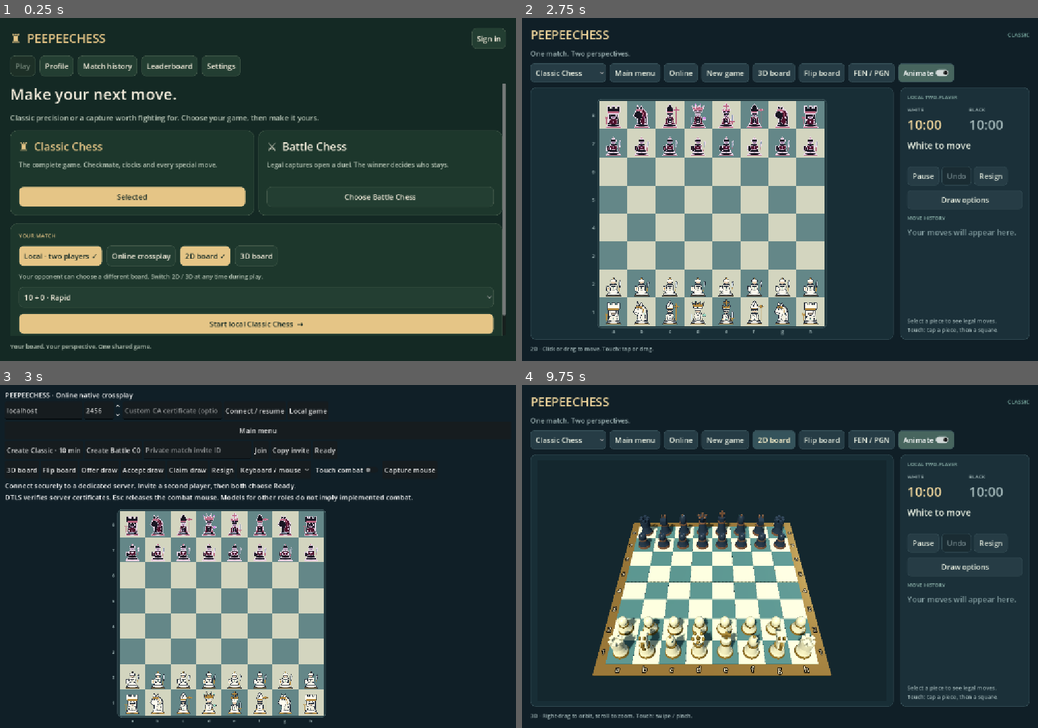
Above: before the commit, frames 1-4 (two rows, left to right).
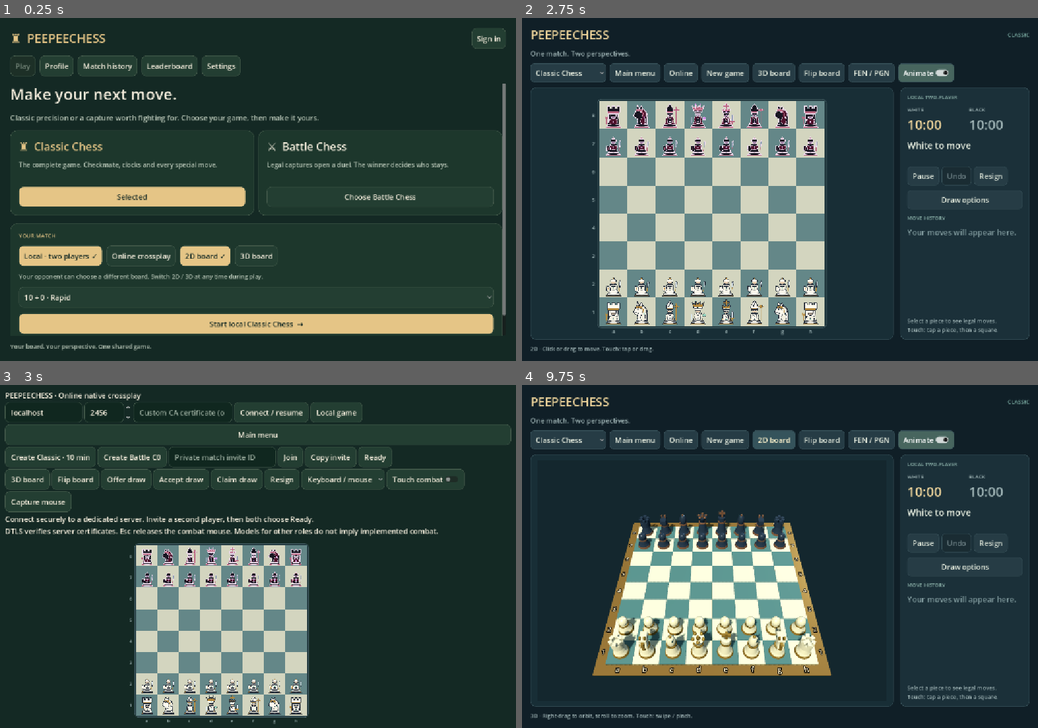
Above: after the commit, the same moments.

Repository: liamvwoudenberg-lang/Peepeechess
Game: Godot game, scene res://ui/application.tscn
Two runs of this game, one before a commit and one after it. Both use one fixed random seed, a clock stepped at 60 frames per second and the inputs below.
Inputs:
- Up to frame 1 (0.25 s): no input
- Up to frame 2 (2.75 s): click "Start local Classic Chess →" at 0.5 s; click "Main menu" at 1.25 s; click "Start local Classic Chess →" at 2 s
- Up to frame 3 (3 s): click "Online" at 2.75 s
- Up to frame 4 (9.75 s): click "Local game" at 3.5 s; click "Classic Chess" at 4.25 s; click "Classic Chess" at 5 s; click "New game" at 5.75 s; click "New game" at 6.5 s; click "Start clock" at 7.25 s; click "Start clock" at 8 s; click "Start game" at 8.75 s; click "3D board" at 9.5 s

Frames 1-2 are identical in both runs. In frame 3, 37% of the frame differs, in the area x 0-100%, y 1-99%; in frame 4, 0.9%.

Commit message:
Apply persistent presentation settings and controller navigation across native scenes

Diff:
--- a/godot/app/main.gd
+++ b/godot/app/main.gd
@@ -60,6 +60,7 @@
 
 func _ready() -> void:
 	AppSettings.load_preferences()
+	AppSettings.ensure_platform(get_tree())
 	_build_theme()
 	_build_ui()
 	_build_dialogs()
@@ -179,7 +180,7 @@
 	settings.text = "Animate"
 	settings.button_pressed = AppSettings.animations
 	settings.tooltip_text = "Turn off movement animations."
-	settings.toggled.connect(func(on): board_2d.animation_enabled = on; board_3d.animation_enabled = on)
+	settings.toggled.connect(func(on): board_2d.animation_enabled = on; board_3d.animation_enabled = on; AppSettings.animations = on; AppSettings.save_preferences())
 	toolbar.add_child(settings)
 	var scroll = ScrollContainer.new()
 	scroll.size_flags_vertical = SIZE_EXPAND_FILL
@@ -582,6 +583,8 @@
 	board_host.add_child(board_3d)
 	board_3d.setup(game, interaction)
 	mode_label.text = "BATTLE · C0" if index == 1 else "CLASSIC"
+	board_2d.animation_enabled = AppSettings.animations
+	board_3d.animation_enabled = AppSettings.animations
 	mode_select.select(index)
 	copy_notation_button.text = "Copy battle log" if index == 1 else "Copy PGN"
 	if index == 1:
@@ -622,6 +625,7 @@
 	fight_button.disabled = not readiness.ok
 
 func _battle_phase(value: String) -> void:
+	AppSettings.set_combat_input(value in ["countdown", "combat", "aftermath"])
 	interaction.enabled = value == "board"
 	board_2d.set_process_input(value == "board")
 	board_3d.set_process_input(value == "board")
--- a/godot/network/client/online_lobby.gd
+++ b/godot/network/client/online_lobby.gd
@@ -1,6 +1,7 @@
 extends Control
 const AppSettings = preload("res://ui/application_settings.gd")
 const AppResults = preload("res://ui/results.gd")
+const AppTheme = preload("res://ui/application_theme.gd")
 var _result_key = ""
 var _provisioned = false
 var _connection_row: Control
@@ -45,6 +46,7 @@
 
 func _ready() -> void:
 	AppSettings.load_preferences()
+	AppSettings.ensure_platform(get_tree())
 	client = Client.new()
 	add_child(client)
 	game = Remote.new()
@@ -87,7 +89,7 @@
 func _button(parent: Node, text: String, action: Callable) -> Button:
 	var button = Button.new()
 	button.text = text
-	button.custom_minimum_size.y = 42
+	button.custom_minimum_size.y = 48
 	button.pressed.connect(action)
 	parent.add_child(button)
 	return button
@@ -100,10 +102,9 @@
 	return label
 
 func _build_ui() -> void:
-	theme = Theme.new()
-	theme.default_font_size = 16
+	theme = AppTheme.create()
 	var background = ColorRect.new()
-	background.color = Color("101f27")
+	background.color = Color("142924")
 	background.set_anchors_and_offsets_preset(Control.PRESET_FULL_RECT)
 	background.mouse_filter = MOUSE_FILTER_IGNORE
 	add_child(background)
@@ -243,6 +244,7 @@
 		var h: Dictionary = value.state.chess.history[i]
 		history.add_text("%d. %s%s%s\n" % [i + 1, h.from, h.to, " [defended]" if h.outcome == "defender" else ""])
 	var in_combat = phase in ["combat", "aftermath"]
+	AppSettings.set_combat_input(in_combat)
 	if in_combat and _displayed_phase == "board":
 		get_viewport().gui_release_focus()
 	board_2d.set_process_input(not in_combat)
--- a/godot/ui/application.gd
+++ b/godot/ui/application.gd
@@ -36,6 +36,7 @@
 
 func _ready() -> void:
 	Settings.load_preferences()
+	Settings.ensure_platform(get_tree())
 	api = Api.new()
 	add_child(api)
 	_build_theme()
@@ -331,7 +332,7 @@
 	for value in ["low", "balanced", "high"]:
 		var quality: String = value
 		_button(quality_row, value.capitalize() + (" ✓" if Settings.quality == value else ""), func(): Settings.quality = quality; Settings.save_preferences(); navigate("settings"), Settings.quality == value)
-	_label(card, "Low limits presentation to 30 FPS. Balanced and High target 60 FPS. Server simulation remains authoritative at 60 ticks per second.", 14, MUTED)
+	_label(card, "Low: 30 FPS, no antialiasing. Balanced: 60 FPS, 2× antialiasing. High: uncapped, 4× antialiasing. Server simulation remains authoritative at 60 ticks per second.", 14, MUTED)
 	_label(card, "Master volume", 18, GOLD)
 	var volume = HSlider.new()
 	volume.min_value = 0
@@ -462,8 +463,32 @@
 		var card = _card(content)
 		_label(card, "%02d     %s     ·     %s" % [i + 1, profile.displayName, stats.rating], 23, GOLD if profile.playerId == Settings.account.get("playerId") else PAPER)
 		_label(card, "%d wins · %d losses · %d draws" % [stats.wins, stats.losses, stats.draws], 14, MUTED)
+		var player_id: String = profile.playerId
+		_button(card, "View player profile", func(): _view_player_profile(player_id))
 	if players.is_empty():
 		_label(content, "The ladder is ready for its first players.", 20, MUTED)
+
+func _view_player_profile(player_id: String) -> void:
+	var response = await api.call_api(HTTPClient.METHOD_GET, "/v1/profile?playerId=" + player_id.uri_encode())
+	if not response.ok:
+		_message(response.message, true)
+		return
+	var profile: Dictionary = response.data.profile
+	var dialog = AcceptDialog.new()
+	dialog.title = str(profile.displayName)
+	dialog.ok_button_text = "Close profile"
+	var column = VBoxContainer.new()
+	column.add_theme_constant_override("separation", 12)
+	dialog.add_child(column)
+	_label(column, str(profile.displayName), 28, GOLD)
+	_label(column, "@" + str(profile.username), 16, MUTED)
+	for mode in ["classic", "battle"]:
+		var stats: Dictionary = profile[mode]
+		_label(column, "%s Chess · %d rating\n%d wins · %d losses · %d draws" % [mode.capitalize(), stats.rating, stats.wins, stats.losses, stats.draws], 17)
+	dialog.confirmed.connect(dialog.queue_free)
+	dialog.canceled.connect(dialog.queue_free)
+	add_child(dialog)
+	dialog.popup_centered(Vector2i(380, 260))
 
 func _queue() -> void:
 	if _busy:
--- a/godot/ui/application_settings.gd
+++ b/godot/ui/application_settings.gd
@@ -1,11 +1,13 @@
 extends RefCounted
 ## Presentation and launch data only. Competitive state never lives here.
+const Platform = preload("res://ui/platform_input.gd")
+static var _platform: Node
 static var preferred_3d = false
 static var animations = true
 static var quality = "balanced"
 static var volume = 0.8
 static var touch_controls = false
-static var api_url = "http://127.0.0.1:3100"
+static var api_url = "http://127.0.0.1:8787"
 static var token = ""
 static var account: Dictionary = {}
 static var launch: Dictionary = {}
@@ -42,7 +44,25 @@
 static func apply() -> void:
 	if AudioServer.get_bus_count() > 0:
 		AudioServer.set_bus_volume_db(0, linear_to_db(maxf(volume, 0.0001)))
-	Engine.max_fps = 30 if quality == "low" else 60
+	Platform.set_quality(quality)
+
+static func ensure_platform(tree: SceneTree) -> void:
+	if not is_instance_valid(_platform):
+		_platform = tree.root.get_node_or_null("PlatformInput")
+		if _platform == null:
+			_platform = Platform.new()
+			_platform.name = "PlatformInput"
+			tree.root.call_deferred("add_child", _platform)
+	Platform.ensure_actions()
+	Platform.set_quality(quality)
+	set_combat_input(false)
+
+static func set_combat_input(active: bool) -> void:
+	if is_instance_valid(_platform):
+		if _platform.is_node_ready():
+			_platform.set_cursor_enabled(not active)
+		else:
+			_platform.call_deferred("set_cursor_enabled", not active)
 
 static func take_launch() -> Dictionary:
 	var pending = launch.duplicate(true)
--- /dev/null
+++ b/godot/ui/application_theme.gd
@@ -0,0 +1,36 @@
+extends RefCounted
+
+static func box(color: Color, radius: int = 10) -> StyleBoxFlat:
+	var style = StyleBoxFlat.new()
+	style.bg_color = color
+	style.set_corner_radius_all(radius)
+	style.set_border_width_all(1)
+	style.border_color = Color("3f5647")
+	style.content_margin_left = 14
+	style.content_margin_right = 14
+	style.content_margin_top = 10
+	style.content_margin_bottom = 10
+	return style
+
+static func create() -> Theme:
+	var theme = Theme.new()
+	theme.default_font_size = 17
+	for type_name in ["Label", "Button", "OptionButton", "CheckButton", "LineEdit", "RichTextLabel", "TextEdit", "SpinBox"]:
+		theme.set_color("font_color", type_name, Color("f4eddc"))
+		theme.set_color("font_hover_color", type_name, Color("e5c586"))
+		theme.set_color("font_disabled_color", type_name, Color("748679"))
+	for type_name in ["Button", "OptionButton"]:
+		theme.set_stylebox("normal", type_name, box(Color("233e32")))
+		theme.set_stylebox("hover", type_name, box(Color("345440")))
+		theme.set_stylebox("pressed", type_name, box(Color("456246")))
+		theme.set_stylebox("disabled", type_name, box(Color("1d3027")))
+		var focus = box(Color.TRANSPARENT)
+		focus.border_color = Color("e5c586")
+		focus.set_border_width_all(3)
+		theme.set_stylebox("focus", type_name, focus)
+	for type_name in ["LineEdit", "TextEdit"]:
+		theme.set_stylebox("normal", type_name, box(Color("10271f")))
+	theme.set_stylebox("panel", "PopupMenu", box(Color("233e32")))
+	theme.set_stylebox("panel", "AcceptDialog", box(Color("233e32")))
+	theme.set_color("font_placeholder_color", "LineEdit", Color("99ab9d"))
+	return theme
Not shown, added: godot/ui/application_theme.gd.uid
Not shown, added: docs/application/PLAYER_GUIDE.md
